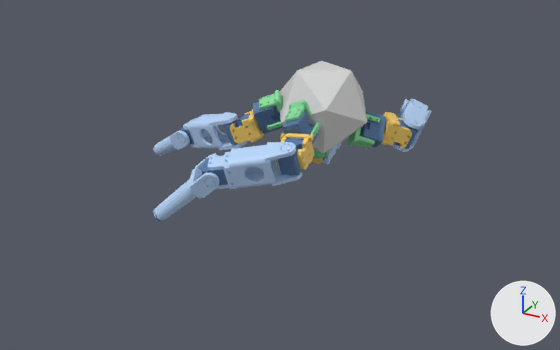
What one commit did to the glTF model models/g0_3333_0_fab.glb.
Both versions are drawn from a camera (50 mm lens) standing at (1.743, -0.487, 0.571) and looking at (1.225, 0.453, 0.101). Arrows for +X, +Y and +Z are at lower right; the lights stay in place. The first picture is the older version. Both versions are drawn at frame 233 of the action 'rough30'; the numbers are the values there.

In view in the first picture: 'geom_0', 'geom_link_vis_0_0', 'geom_link_vis_0_1', 'geom_link_vis_0_2', 'geom_link_vis_1_0', 'geom_link_vis_1_1', 'geom_link_vis_1_2', 'geom_link_vis_2_0', 'geom_link_vis_2_1', 'geom_motor_vis_2_0', 'geom_rootmount_0', 'geom_rootmount_1' and 12 more.
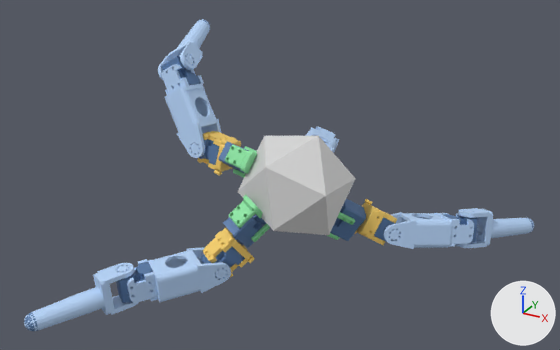
Not drawn themselves, but carrying or shaping drawn objects: ob_body, ob_leg_0, ob_seg_0_1, ob_seg_0_2, ob_leg_1, ob_seg_1_1, ob_seg_1_2, ob_leg_2, ob_seg_2_1, ob_seg_2_2, ob_seg_3_1.

What differs and where, as boxes (x1, y1, x2, y2) in the pictures (560 x 350 px):
'geom_0', moved, turned: before (280, 61, 367, 153); after (238, 136, 356, 235)
'geom_link_vis_1_1', moved, turned: before (208, 142, 302, 189); after (127, 247, 231, 303)
'geom_link_vis_1_2', moved, turned: before (153, 155, 220, 221); after (24, 263, 139, 331)
'geom_link_vis_0_1', moved, turned: before (183, 112, 247, 150); after (162, 64, 221, 158)
'geom_link_vis_2_1', moved, turned: before (393, 99, 429, 152); after (384, 212, 474, 249)
'geom_link_vis_0_2', moved, turned: before (153, 130, 190, 156); after (158, 19, 210, 80)
'geom_link_vis_2_2', moved, turned: before (397, 99, 432, 122); after (455, 208, 534, 248)
'geom_link_vis_1_0', moved, turned: before (276, 133, 314, 170); after (203, 228, 255, 278)
'geom_link_vis_2_0', moved, turned: before (381, 112, 412, 148); after (355, 199, 397, 245)
'geom_motor_vis_2_0', moved, turned: before (359, 111, 386, 147); after (330, 199, 366, 241)
'geom_link_vis_0_0', moved, turned: before (230, 109, 264, 144); after (197, 131, 241, 175)
'geom_rootmount_1', moved, turned: before (284, 100, 321, 138); after (229, 195, 270, 242)
'geom_motor_vis_1_0', moved, turned: before (282, 111, 318, 145); after (223, 216, 263, 248)
'geom_rootmount_0', moved, turned: before (259, 90, 283, 130); after (225, 145, 257, 178)
'geom_motor_vis_1_1', moved, turned: before (278, 138, 304, 176); after (200, 247, 245, 268)
'geom_motor_vis_1_2', moved, turned: before (202, 158, 228, 185); after (116, 262, 153, 303)
'geom_motor_vis_0_0', moved, turned (mostly hidden afterwards): before (253, 102, 283, 134); after (219, 141, 248, 174)
'geom_rootmount_2', moved, turned: before (348, 114, 380, 148); after (327, 212, 355, 240)
'geom_motor_vis_0_1', moved, turned: before (224, 113, 250, 144); after (199, 134, 220, 165)
'geom_motor_vis_0_2', moved, turned (mostly hidden before): before (180, 128, 195, 144); after (161, 56, 201, 86)
'geom_link_vis_3_1', moved (mostly hidden before): before (323, 145, 338, 164); after (305, 127, 337, 152)
'geom_motor_vis_2_1', moved, turned: before (396, 119, 418, 149); after (374, 217, 396, 242)
'geom_motor_vis_2_2', moved, turned (not visible before): after (443, 214, 478, 243)
'geom_foot_vis_1', moved, turned: before (153, 209, 164, 221); after (24, 313, 38, 331)
'geom_rootmount_3', moved, turned (not visible afterwards): before (313, 148, 330, 158)
'geom_joint_vis_1_0', moved, turned (not visible before): after (255, 215, 266, 225)
'geom_foot_vis_0', moved, turned (not visible before): after (200, 19, 210, 26)
'geom_foot_vis_2', moved, turned (not visible before): after (529, 218, 535, 233)

What the commit changed:
Object 'body' (ob_body) moves from (1.23, -0.171, 0.587) to (1.302, -0.138, 0.36).
Object 'body' (ob_body) turns from (-28, -124, 33) to (106, -35, -78) degrees about x, y and z.
Object 'leg_0' (ob_leg_0) moves from (1.175, -0.15, 0.564) to (1.24, -0.149, 0.364).
Object 'leg_0' (ob_leg_0) turns from (158, -8.1, 72) to (22, -100, -102) degrees about x, y and z.
Object 'seg_0_1' (ob_seg_0_1) moves from (1.097, -0.12, 0.532) to (1.152, -0.165, 0.37).
Object 'seg_0_1' (ob_seg_0_1) turns from (-165, -8.1, 72) to (-109, -80, 78) degrees about x, y and z.
Object 'seg_0_2' (ob_seg_0_2) moves from (0.986, -0.0886, 0.562) to (1.09, -0.265, 0.389).
Object 'seg_0_2' (ob_seg_0_2) turns from (77, 107, -46) to (-111, 3.3, 149) degrees about x, y and z.
Object 'leg_1' (ob_leg_1) moves from (1.238, -0.154, 0.527) to (1.271, -0.099, 0.321).
Object 'leg_1' (ob_leg_1) turns from (84, -17, 86) to (-128, -141, -0.1) degrees about x, y and z.
Object 'seg_1_1' (ob_seg_1_1) moves from (1.249, -0.128, 0.442) to (1.228, -0.0438, 0.266).
Object 'seg_1_1' (ob_seg_1_1) turns from (157, -17, 86) to (-94, -141, -0.1) degrees about x, y and z.
Object 'seg_1_2' (ob_seg_1_2) moves from (1.139, -0.107, 0.398) to (1.153, -0.0351, 0.172).
Object 'seg_1_2' (ob_seg_1_2) turns from (161, 62, 31) to (119, -3.2, 87) degrees about x, y and z.
Object 'leg_2' (ob_leg_2) moves from (1.278, -0.15, 0.622) to (1.347, -0.106, 0.391).
Object 'leg_2' (ob_leg_2) turns from (-146, -6.2, -70) to (-135, 46, -18) degrees about x, y and z.
Object 'seg_2_1' (ob_seg_2_1) moves from (1.346, -0.119, 0.671) to (1.409, -0.0609, 0.436).
Object 'seg_2_1' (ob_seg_2_1) turns from (-80, -6.2, -70) to (-110, 46, -18) degrees about x, y and z.
Object 'seg_2_2' (ob_seg_2_2) moves from (1.321, -0.114, 0.788) to (1.499, -0.0475, 0.514).
Object 'seg_2_2' (ob_seg_2_2) turns from (-145, -10, 21) to (-58, 14, 86) degrees about x, y and z.
Object 'seg_3_1' (ob_seg_3_1) moves from (1.183, -0.0521, 0.67) to (1.256, -0.115, 0.503).
